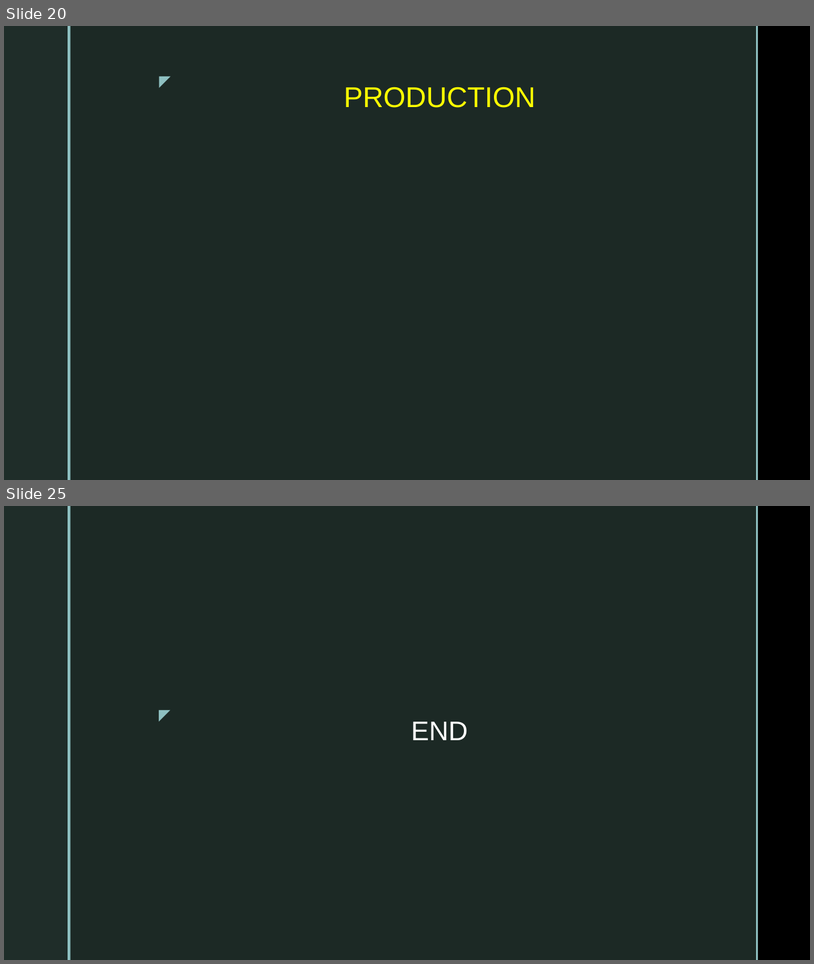
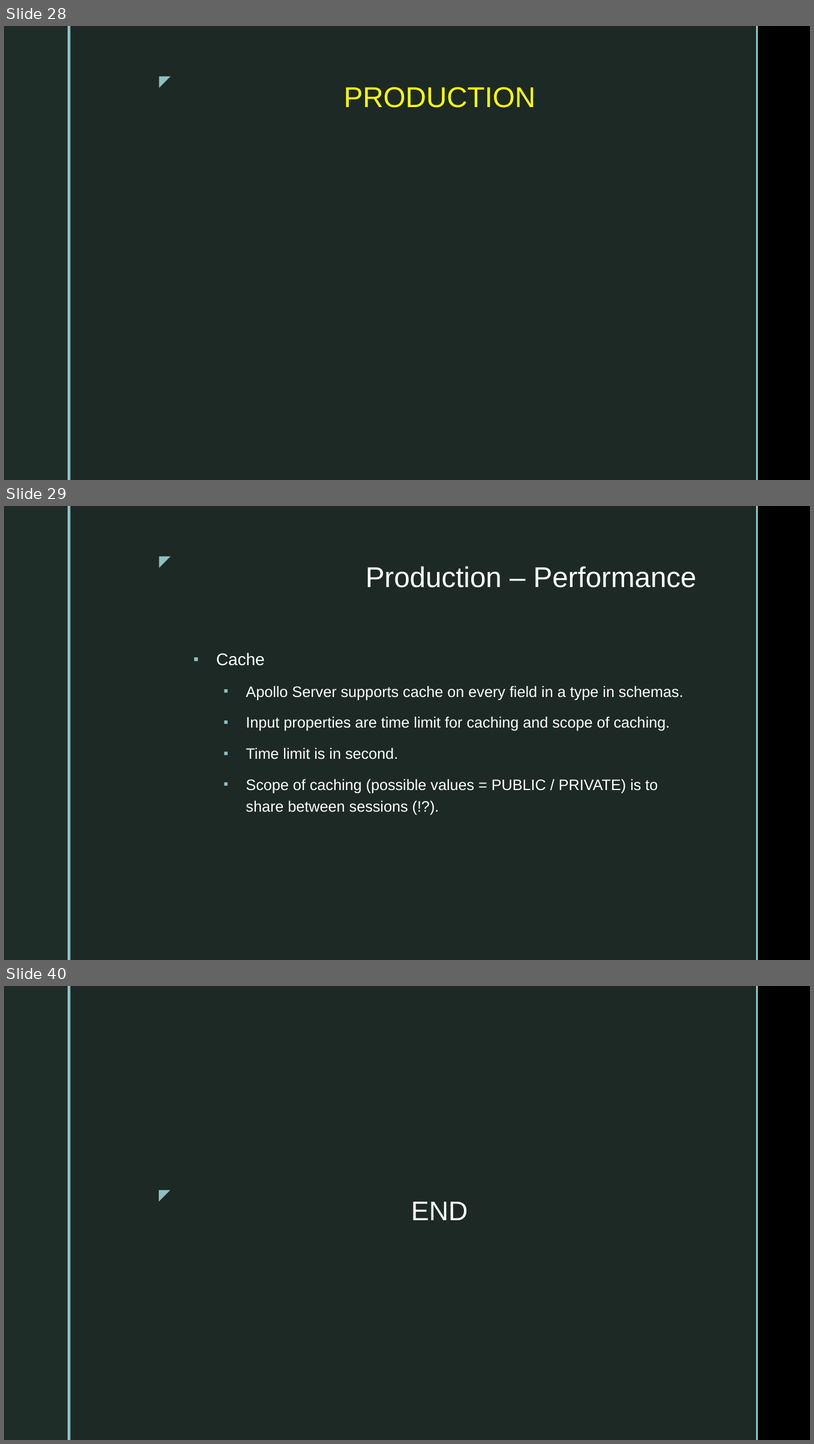
Before and after one commit to dtvu94/Apollo-Server-Client, a slide deck: Docs/Apollo_Server.pptx. Shown one above the other, each under a label of ours: slides 20 and 25 before the commit, slides 28, 29 and 40 after it; the slides between them are not shown. The pictures are 814x964 and 814x1444 pixels, drawn with LibreOffice and Linux fonts; fonts in the diff are those of the drawing; background and template pictures are left out. Boxes give left, top, right and bottom in pixels: in the first picture for what was removed or moved away, otherwise in the second. Text is boxed around its words. In the diff, an @@ line names an element or a change of style, - is before the commit and + after.

Commit message:
Complete slide for Apollo Server

```diff
--- a/Docs/Apollo_Server.pptx
+++ b/Docs/Apollo_Server.pptx
@@ slide 29 added at (x1=4, y1=506, x2=810, y2=960), background picture (left out); not listed: 5 template elements that a slide beside it also shows @@
@@ title added at (x1=366, y1=566, x2=697, y2=588), 34 pt, text #FFFFFF @@
+Production – Performance
@@ text added at (x1=216, y1=652, x2=684, y2=812), 18 pt, text #FFFFFF @@
+▪ Cache
+  ▪ Apollo Server supports cache on every field in a type in schemas.
+  ▪ Input properties are time limit for caching and scope of caching.
+  ▪ Time limit is in second.
+  ▪ Scope of caching (possible values = PUBLIC / PRIVATE) is to share between sessions (!?).
@@ what was slide 20 is now slide 28 @@
@@ what was slide 25 is now slide 40 @@
```
Also in this commit, not shown: 11 slides changed, 14 other slides added, 1 slide removed, 11 other files.
